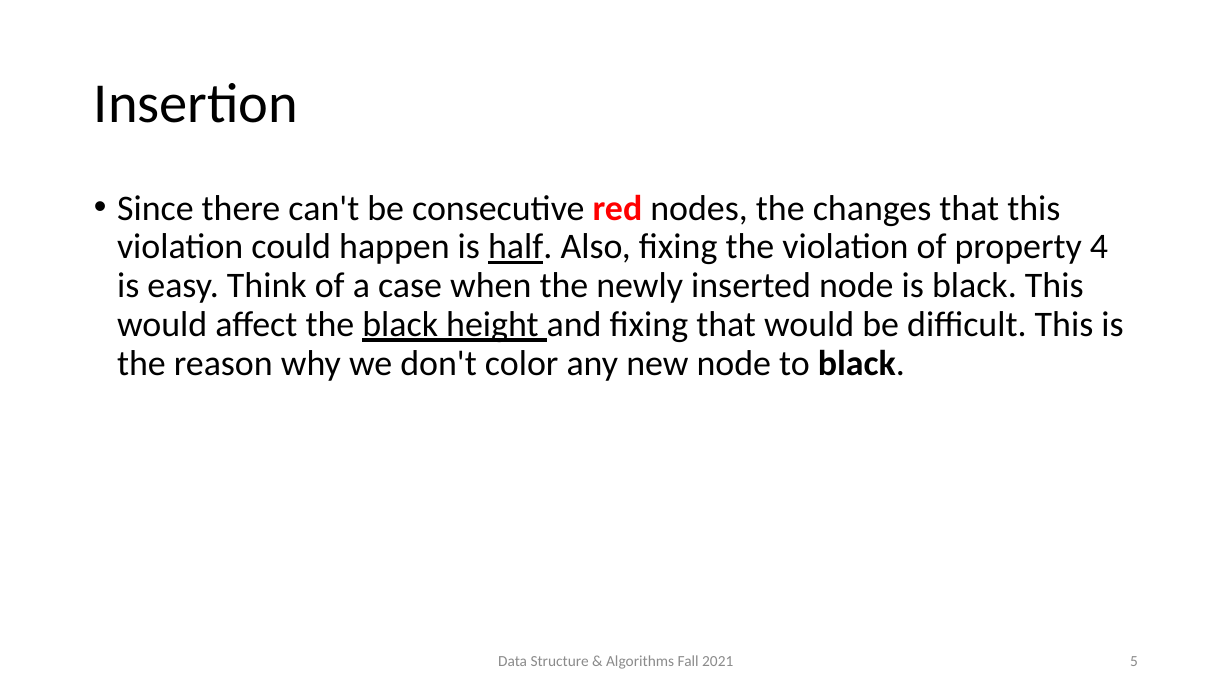
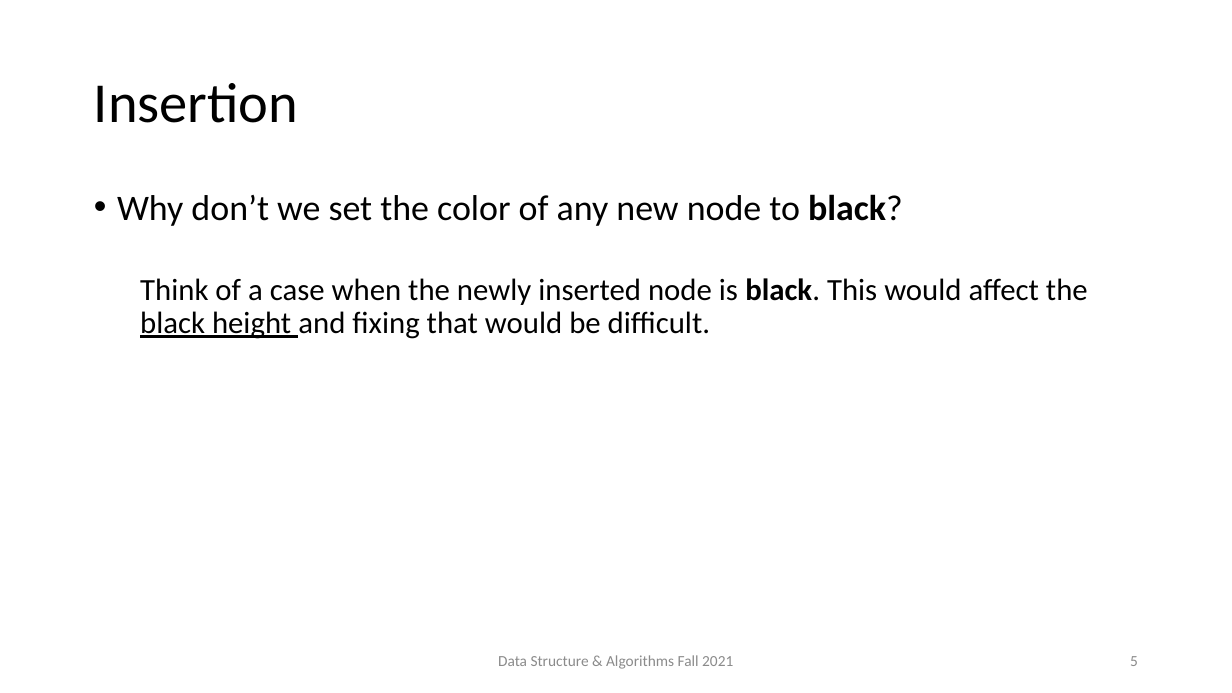
Before and after one commit to AUT-CEIT-Archive/CE203-DS-TA, a slide deck: slide 5 of slides/13_RBT-Insert.pptx. Drawn at 1232x693 pixels with LibreOffice and Linux fonts; fonts in the diff are those of the drawing. Boxes give left, top, right and bottom in pixels: in the first picture for what was removed or moved away, otherwise in the second. Text is boxed around its words. In the diff, an @@ line names an element or a change of style, - is before the commit and + after.

Commit message:
rbt insert edited

```diff
--- a/slides/13_RBT-Insert.pptx
+++ b/slides/13_RBT-Insert.pptx
@@ text at bbox=[117, 194, 1088, 339]: text changed; size 28 to 24 pt @@
-• Since there can't be consecutive red nodes, the changes that this violation could happen is half. Also, fixing the violation of property 4 is easy. Think of a case when the newly inserted node is black. This would affect the black height and fixing that would be difficult. This is the reason why we don't color any new node to black.
+• Why don’t we set the color of any new node to black?
+  Think of a case when the newly inserted node is black. This would affect the black height and fixing that would be difficult.
```
Also in this commit, not shown: 7 other slides changed.
